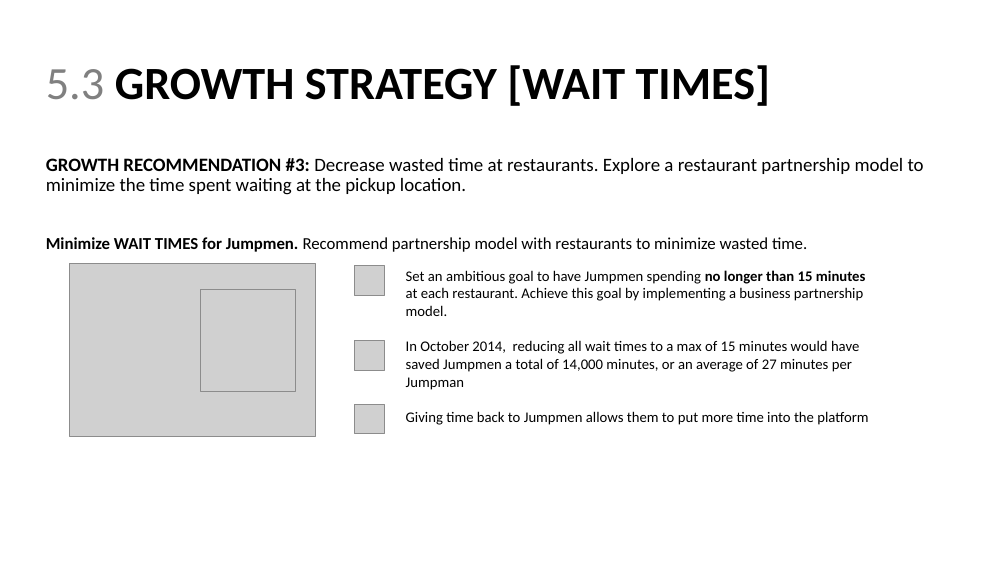
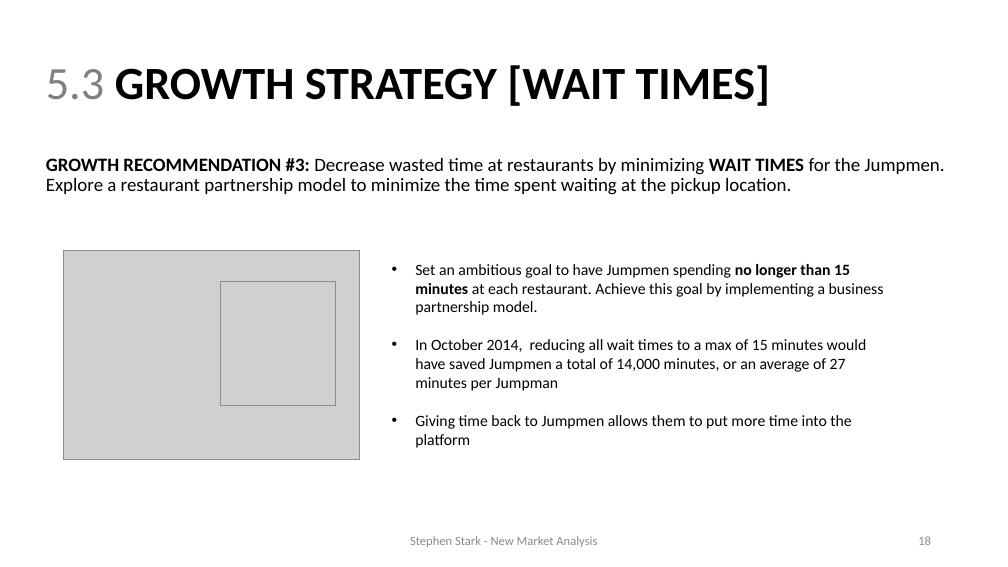
Before and after one commit to sstarkjr/PM_MarketAnalysis, a slide deck: slide 18 of Stephen_Stark_Analysis.pptx. Drawn at 1008x567 pixels with LibreOffice and Linux fonts; fonts in the diff are those of the drawing; grey boxes stand for pictures. Boxes give left, top, right and bottom in pixels: in the first picture for what was removed or moved away, otherwise in the second. Text is boxed around its words. In the diff, an @@ line names an element or a change of style, - is before the commit and + after.

```diff
--- a/Stephen_Stark_Analysis.pptx
+++ b/Stephen_Stark_Analysis.pptx
@@ text at (x1=46, y1=158, x2=945, y2=195): text changed @@
-GROWTH RECOMMENDATION #3: Decrease wasted time at restaurants. Explore a restaurant partnership model to minimize the time spent waiting at the pickup location.
-Minimize WAIT TIMES for Jumpmen. Recommend partnership model with restaurants to minimize wasted time.
+GROWTH RECOMMENDATION #3: Decrease wasted time at restaurants by minimizing WAIT TIMES for the Jumpmen. Explore a restaurant partnership model to minimize the time spent waiting at the pickup location.
@@ picture resized from (x1=70, y1=263, x2=315, y2=436) to (x1=64, y1=251, x2=360, y2=460) @@
@@ picture removed at (x1=355, y1=266, x2=384, y2=296) @@
@@ text "Set an ambitious goal to ..." moved from (x1=406, y1=270, x2=868, y2=425) to (x1=415, y1=264, x2=884, y2=448) @@
@@ text "Set an ambitious goal to ..." at (x1=415, y1=264, x2=884, y2=448): size 14 to 15 pt; bullet none to • @@
@@ picture resized from (x1=200, y1=289, x2=296, y2=392) to (x1=221, y1=282, x2=336, y2=405) @@
@@ picture removed at (x1=355, y1=340, x2=384, y2=370) @@
@@ picture removed at (x1=355, y1=405, x2=384, y2=434) @@
@@ text added at (x1=410, y1=536, x2=597, y2=547), 12 pt, text #8C8C8C @@
+Stephen Stark - New Market Analysis
@@ text added at (x1=918, y1=536, x2=931, y2=545), 12 pt, text #8C8C8C @@
+18
```
Also in this commit, not shown: 18 other slides changed, 1 other file.
